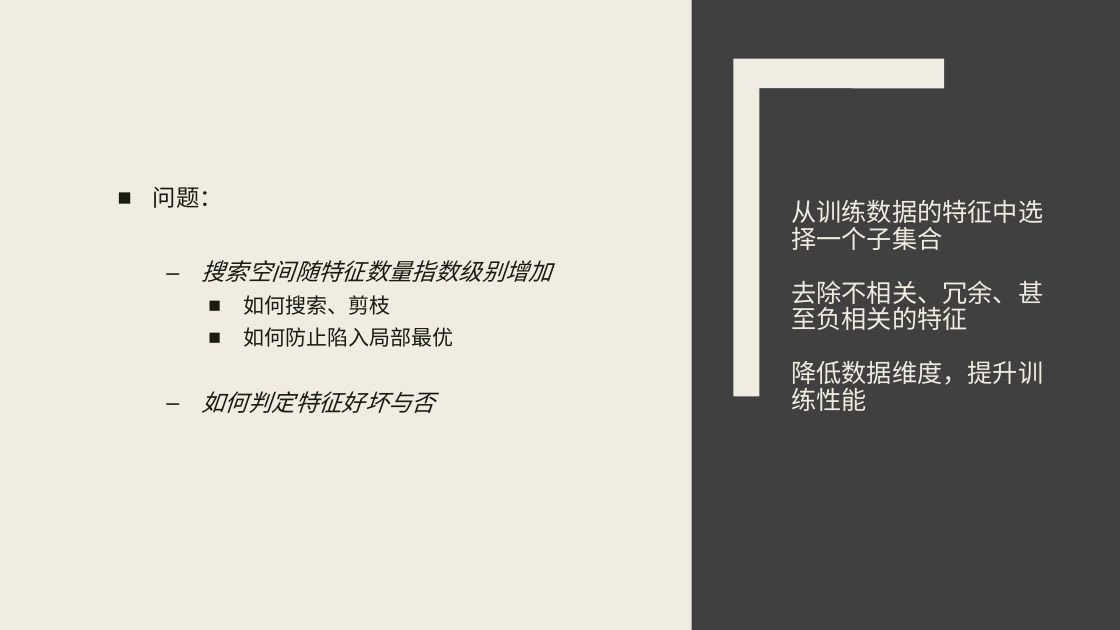
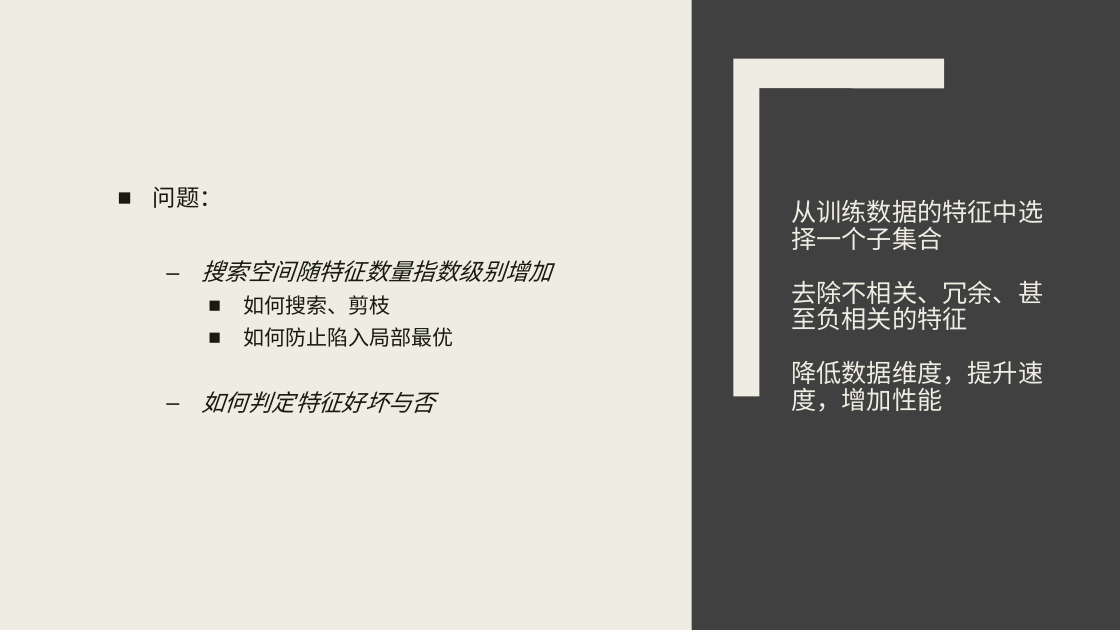
Before and after one commit to WNJXYK/JLU_FeatureSelection, a slide deck: slide 2 of Doc/Pre.pptx. Drawn at 1120x630 pixels with LibreOffice and Linux fonts; fonts in the diff are those of the drawing. Boxes give left, top, right and bottom in pixels: in the first picture for what was removed or moved away, otherwise in the second. Text is boxed around its words. In the diff, an @@ line names an element or a change of style, - is before the commit and + after.

```diff
--- a/Doc/Pre.pptx
+++ b/Doc/Pre.pptx
@@ title at [791,200,1043,412]: text changed @@
-从训练数据的特征中选择一个子集合
-去除不相关、冗余、甚至负相关的特征
-降低数据维度，提升训练性能
+从训练数据的特征中选择一个子集合
+去除不相关、冗余、甚至负相关的特征
+降低数据维度，提升速度，增加性能
```
Also in this commit, not shown: 6 other slides changed, 7 slides added, 1 slide removed, 1 other file.
